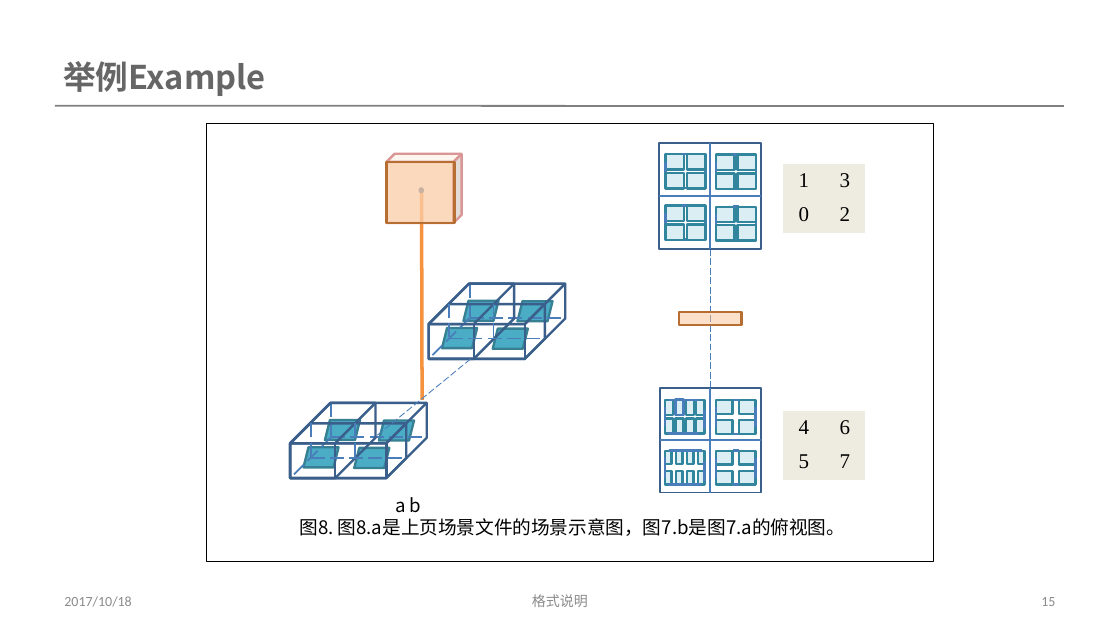
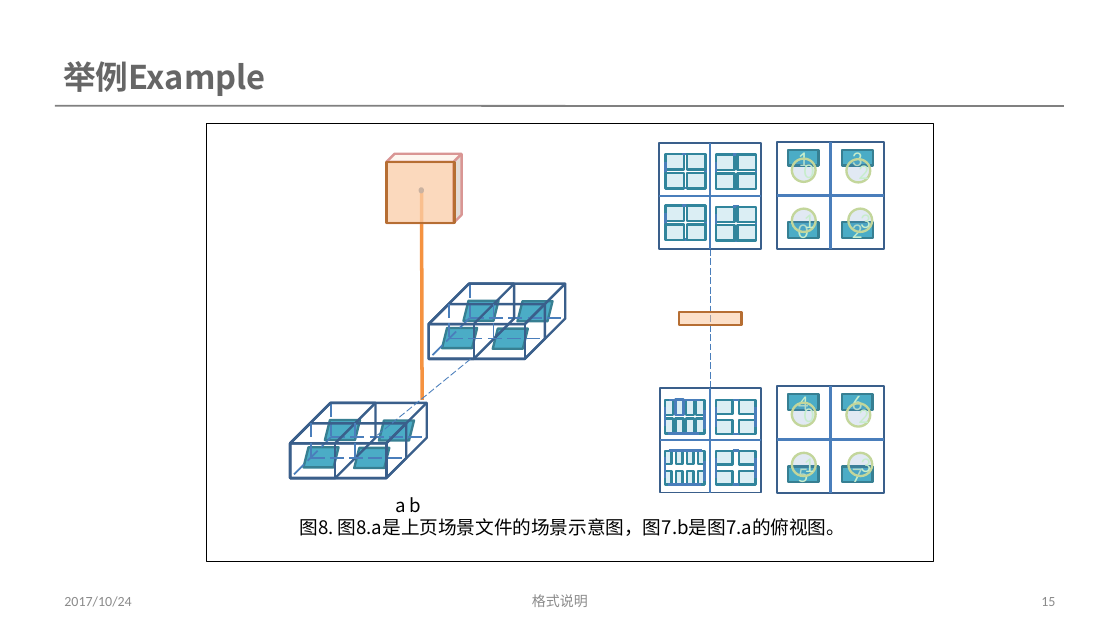
Before and after one commit to XiaoyueDuan/SolarEnergy, a slide deck: slide 15 of docs/Scene/SceneExplanation.pptx. Drawn at 1120x630 pixels with LibreOffice and Linux fonts; fonts in the diff are those of the drawing. Boxes give left, top, right and bottom in pixels: in the first picture for what was removed or moved away, otherwise in the second. Text is boxed around its words. In the diff, an @@ line names an element or a change of style, - is before the commit and + after.

```diff
--- a/docs/Scene/SceneExplanation.pptx
+++ b/docs/Scene/SceneExplanation.pptx
@@ table removed at bbox=[783, 165, 865, 233], 2 rows, 2 columns @@
-1 | 3
-0 | 2
@@ group added at bbox=[777, 142, 885, 250]: 5 rectangles, 4 ellipses, 2 lines @@
+1
+0
+3
+2
+1
+3
+0
+2
@@ table removed at bbox=[783, 412, 865, 480], 2 rows, 2 columns @@
-4 | 6
-5 | 7
@@ group added at bbox=[777, 386, 885, 493]: 5 rectangles, 4 ellipses, 2 lines @@
+4
+5
+6
+7
+1
+3
+0
+2
@@ text at bbox=[64, 596, 131, 607]: text changed @@
-2017/10/18
+2017/10/24
```
Also in this commit, not shown: 16 other slides changed, 8 other files.
